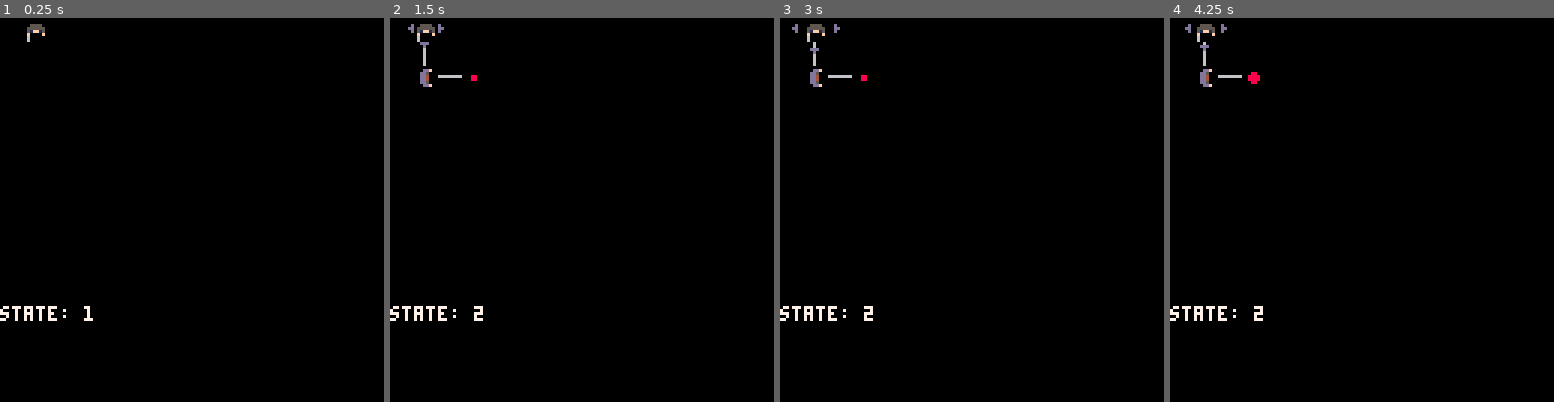
Above: before the commit, frames 1-4 (left to right).
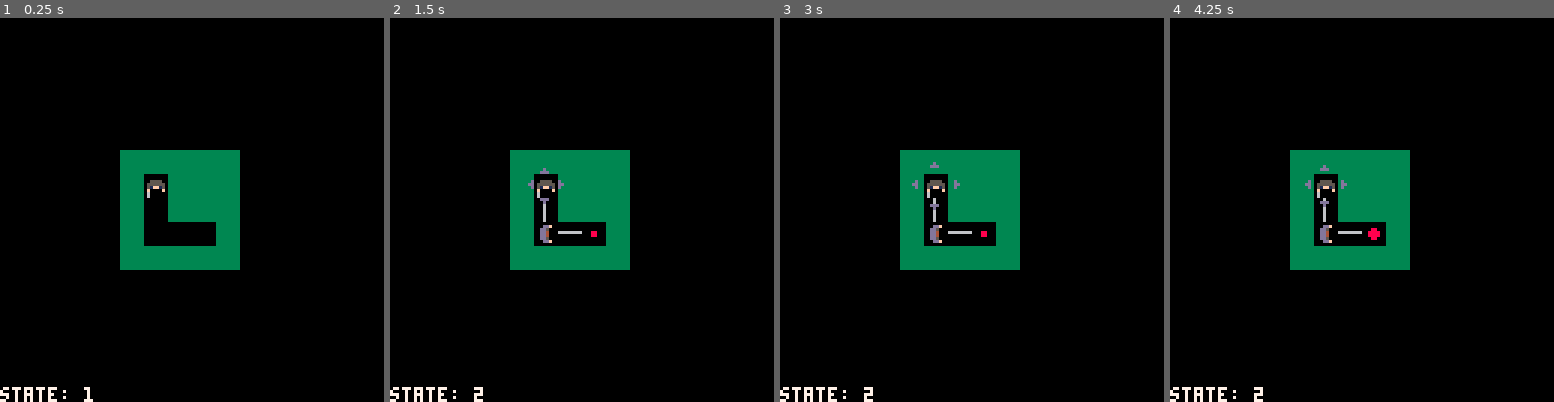
Above: after the commit, the same moments.

Repository: wesen/carts
Game: PICO-8 cartridge pico-go.p8
Two runs of this game, one before a commit and one after it. Both use one fixed random seed, a clock stepped at 60 frames per second and the inputs below.
Inputs:
- Up to frame 1 (0.25 s): no input
- Up to frame 2 (1.5 s): tap X (X key) at 0.33, 1.07 s; tap O (Z key) at 0.7 s
- Up to frame 3 (3 s): hold Right 1.6-2.1 s; tap O (Z key) every 0.4 s from 1.7 to 2.9 s; tap X (X key) at 1.85, 2.97 s; hold Up 2.15-2.42 s; hold Right from 2.47 s (still down)
- Up to frame 4 (4.25 s): release Right at 3.03 s; hold Left 3.08-3.58 s; tap O (Z key) at 3.3, 3.7, 4.1 s; hold Down 3.63-3.97 s; hold Right from 4.02 s (still down); tap X (X key) at 4.08 s

The runs differ from the first frame. In frame 1, 8.7% of the frame differs, in the area x 0-63%, y 1-100%; in frame 2, 9.3%; in frame 3, 9.3%; in frame 4, 9.4%.

Commit message:
Add support for drawing background tiles

Diff:
--- a/pico-go.p8
+++ b/pico-go.p8
@@ -237,8 +237,19 @@
  return "["..tostr(self.x)..","..tostr(self.y).."]"
 end
 
+local bboxvt={}
+bboxvt.__index=bboxvt
+
 function bbox(aa,bb)
- return {aa=aa,bb=bb}
+ return setmetatable({aa=aa,bb=bb},bboxvt)
+end
+
+function bboxvt:w()
+ return self.bb.x-self.aa.x
+end
+
+function bboxvt:h()
+ return self.bb.y-self.aa.y
 end
 
 -->8
@@ -358,9 +369,10 @@
     if band(f,8)==8 then
      enemies:add(class_enemy.init(n,m))
     end
-   elseif m==2 or m==3 then
-    local l=class_link.init(x,y,m==3)
-    self.links[v]=l
+   elseif band(f,16)==16 then
+    self.links[v]=class_link.init(x,y,false)
+   elseif band(f,32)==32 then
+    self.links[v]=class_link.init(x,y,true)
    end
   end
  end
@@ -416,6 +428,16 @@
 end
 
 function class_board:draw()
+ map(self.bbox.aa.x,self.bbox.aa.y,
+     0,0,self.bbox:w(),self.bbox:h())
+ palt(0,false)
+ for v,n in pairs(self.nodes) do
+  spr(131,n.x*8,n.y*8)
+ end
+ for v,n in pairs(self.links) do
+  spr(131,n.x*8,n.y*8)
+ end
+ palt()
  for v,n in pairs(self.nodes) do
   spr(n.spr,n.x*8,n.y*8)
  end
@@ -659,15 +681,17 @@
 x goal arrows
 x handle multiple game levels
 x chain levels
+x add game state machine
+x death animation enemies
+x background sprites
+- define background tile for level
+- start screen
+- end screen
 - screen shake on death and level
 - end level cards
 - select level metalevel
-x death animation enemies
-- start screen
-- end screen
 - sound fx
 - music
-- background sprites
 - levels
 - refactor player update to cr
 - refactor to use v2
@@ -678,7 +702,7 @@
 turn_enemy=1
 
 levels={
- bbox(v2(1,1),v2(5,4)),
+ bbox(v2(0,0),v2(6,5)),
  bbox(v2(1,15),v2(11,23))
 }
 
@@ -735,11 +759,16 @@
 end
 
 function class_game:draw()
- print("state: "..tostr(self.state),0,96,7)
+ local w=64-board.bbox:w()*8/2
+ local h=64-board.bbox:h()*8/2
+ camera(-w,-h)
  board:draw()
  enemies:draw()
  player:draw()
  arrows:draw()
+ particles:draw()
+ camera(0,0)
+ print("state: "..tostr(self.state),0,123,7)
 end
 
 function class_game:play_game_level(level)
@@ -817,7 +846,6 @@
 function _draw()
  cls()
  game:draw()
- particles:draw()
 end
 -->8
 -- gfx
@@ -932,15 +960,32 @@
 
 
 
+…(17 lines of a section not shown)…
 __gff__
-0001000003000000000000000000000001010101010101000000000000000000000000000000000000000000000000000000000000000000000000000000000005050505000400000000000000000000090909090008000000000000000000000909090900080000000000000000000000000000000000000000000000000000
+0001102003000000000000000000000001010101030101000000000000000000101010102020202000000000000000000000000000000000000000000000000005050505000400000000000000000000090909090008000000000000000000000909090900080000000000000000000000000000000000000000000000000000
 0000000000000000000000000000000000000000000000000000000000000000000000000000000000000000000000000000000000000000000000000000000000000000000000000000000000000000000000000000000000000000000000000000000000000000000000000000000000000000000000000000000000000000
 __map__
-0000000000000000000000000000000000000000000000000000000000000000000000000000000000000000000000000000000000000000000000000000000000000000000000000000000000000000000000000000000000000000000000000000000000000000000000000000000000000000000000000000000000000000
-0000430000000000000000000000000000000000000000000000000000000000000000000000000000000000000000000000000000000000000000000000000000000000000000000000000000000000000000000000000000000000000000000000000000000000000000000000000000000000000000000000000000000000
-0000030000000000000000000000000000000000000000000000000000000000000000000000000000000000000000000000000000000000000000000000000000000000000000000000000000000000000000000000000000000000000000000000000000000000000000000000000000000000000000000000000000000000
-0000510204000000000000000000000000000000000000000000000000000000000000000000000000000000000000000000000000000000000000000000000000000000000000000000000000000000000000000000000000000000000000000000000000000000000000000000000000000000000000000000000000000000
-0000000000000000000000000000000000000000000000000000000000000000000000000000000000000000000000000000000000000000000000000000000000000000000000000000000000000000000000000000000000000000000000000000000000000000000000000000000000000000000000000000000000000000
+8080808080000000000000000000000000000000000000000000000000000000000000000000000000000000000000000000000000000000000000000000000000000000000000000000000000000000000000000000000000000000000000000000000000000000000000000000000000000000000000000000000000000000
+8043808080000000000000000000000000000000000000000000000000000000000000000000000000000000000000000000000000000000000000000000000000000000000000000000000000000000000000000000000000000000000000000000000000000000000000000000000000000000000000000000000000000000
+8027808080000000000000000000000000000000000000000000000000000000000000000000000000000000000000000000000000000000000000000000000000000000000000000000000000000000000000000000000000000000000000000000000000000000000000000000000000000000000000000000000000000000
+8051231480000000000000000000000000000000000000000000000000000000000000000000000000000000000000000000000000000000000000000000000000000000000000000000000000000000000000000000000000000000000000000000000000000000000000000000000000000000000000000000000000000000
+8080808080000000000000000000000000000000000000000000000000000000000000000000000000000000000000000000000000000000000000000000000000000000000000000000000000000000000000000000000000000000000000000000000000000000000000000000000000000000000000000000000000000000
 0000000000000000000000000000000000000000000000000000000000000000000000000000000000000000000000000000000000000000000000000000000000000000000000000000000000000000000000000000000000000000000000000000000000000000000000000000000000000000000000000000000000000000
 0000000000000000000000000000000000000000000000000000000000000000000000000000000000000000000000000000000000000000000000000000000000000000000000000000000000000000000000000000000000000000000000000000000000000000000000000000000000000000000000000000000000000000
 0000000000000000000000000000000000000000000000000000000000000000000000000000000000000000000000000000000000000000000000000000000000000000000000000000000000000000000000000000000000000000000000000000000000000000000000000000000000000000000000000000000000000000
Not shown, changed: 17 lines of the sprite sheet (__gfx__) section of pico-go.p8
